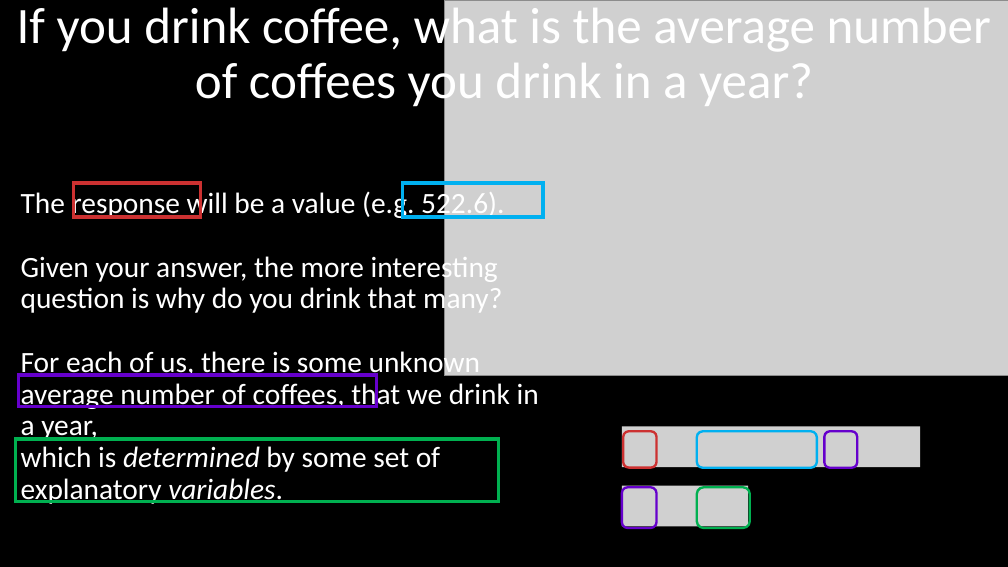
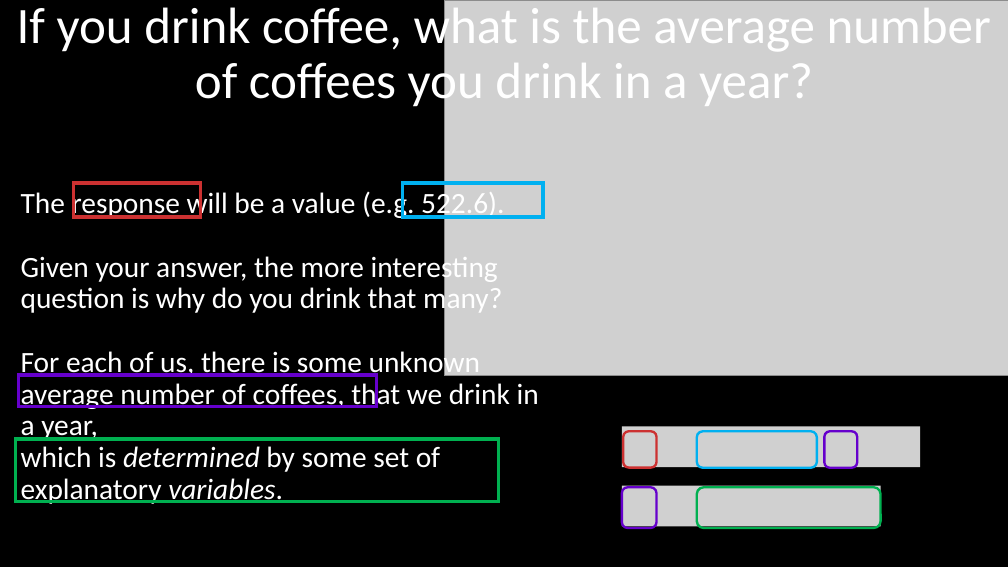
Before and after one commit to DeonRoos/stats-for-biologists, a slide deck: slide 18 of Lectures/BI3010 Lecture 1.5 Introduction to linear models_V2025.pptx. Drawn at 1008x567 pixels with LibreOffice and Linux fonts; fonts in the diff are those of the drawing; grey boxes stand for pictures. Boxes give left, top, right and bottom in pixels: in the first picture for what was removed or moved away, otherwise in the second. Text is boxed around its words. In the diff, an @@ line names an element or a change of style, - is before the commit and + after.

```diff
--- a/Lectures/BI3010 Lecture 1.5 Introduction to linear models_V2025.pptx
+++ b/Lectures/BI3010 Lecture 1.5 Introduction to linear models_V2025.pptx
@@ picture resized from (x1=622, y1=485, x2=749, y2=526) to (x1=622, y1=485, x2=881, y2=526) @@
@@ rounded rectangle resized from (x1=697, y1=488, x2=750, y2=529) to (x1=697, y1=488, x2=881, y2=529) @@
```
Also in this commit, not shown: 3 other slides changed, 1 other file.
